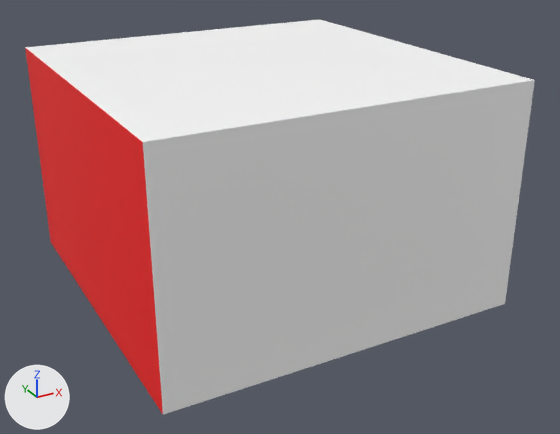
Before and after pictures for a commit that changed the glTF model Window/Assets/acg.glb.
Rendered twice from a 50 mm lens placed at (-3.02, -5.88, 3.45), pointed at (0.09, -0.23, 0.63). Arrows for +X, +Y and +Z are at lower left; the lights stay in place. Where no turn or scale is listed for an object, it has been applied to the vertices. Vertices at the same position are counted once.
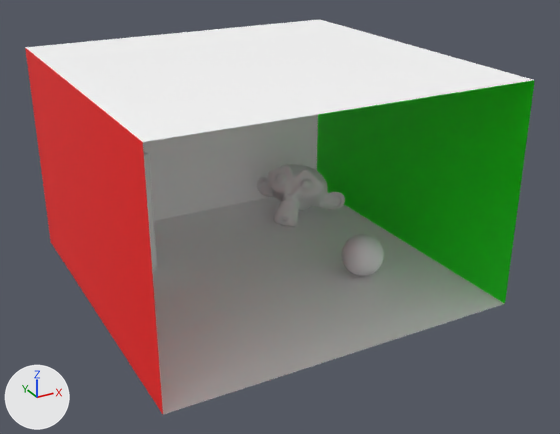
Where the newer file only moved an object's origin or applied its transform, the numbers keep the older frame.

The change, as a diff of the scene's bpy script:
```diff
--- a/Window/Assets/acg.glb.py
+++ b/Window/Assets/acg.glb.py
@@ me_cube_001 @@
 me_cube_001.from_pydata(...)  # 8 vertices, 12 faces; spans x -1.6..1.6, y -1.6..1.6, z 0.0..2.0
 # used by ob_box; location = (0.0, 0.0, 0.0)
 # verts and faces of me_cube_001; kept vertices keep their numbers, new ones are numbered from 8
 # before: 0 (-1.6, -1.6, 0.0) at pixel (162, 414), 1 (-1.6, -1.6, 2.0) at pixel (142, 142), 4 (1.6, -1.6, 0.0) at pixel (504, 303), 5 (1.6, -1.6, 2.0) at pixel (534, 80)
+# me_cube_001 part 1
+delete_faces([(0, 1, 4), (1, 5, 4)])
 me_cube_001.materials.append(mat_wall_white)
```

Pixel boxes [x1, y1, x2, y2] of what changed, in the pictures (560 x 434 px):
part 1 of me_cube_001, deleted: before [143, 80, 535, 415]
'Suzanne', unchanged, uncovered by the edit: after [257, 164, 345, 227]
'Sphere', unchanged, uncovered by the edit: after [341, 234, 384, 276]
